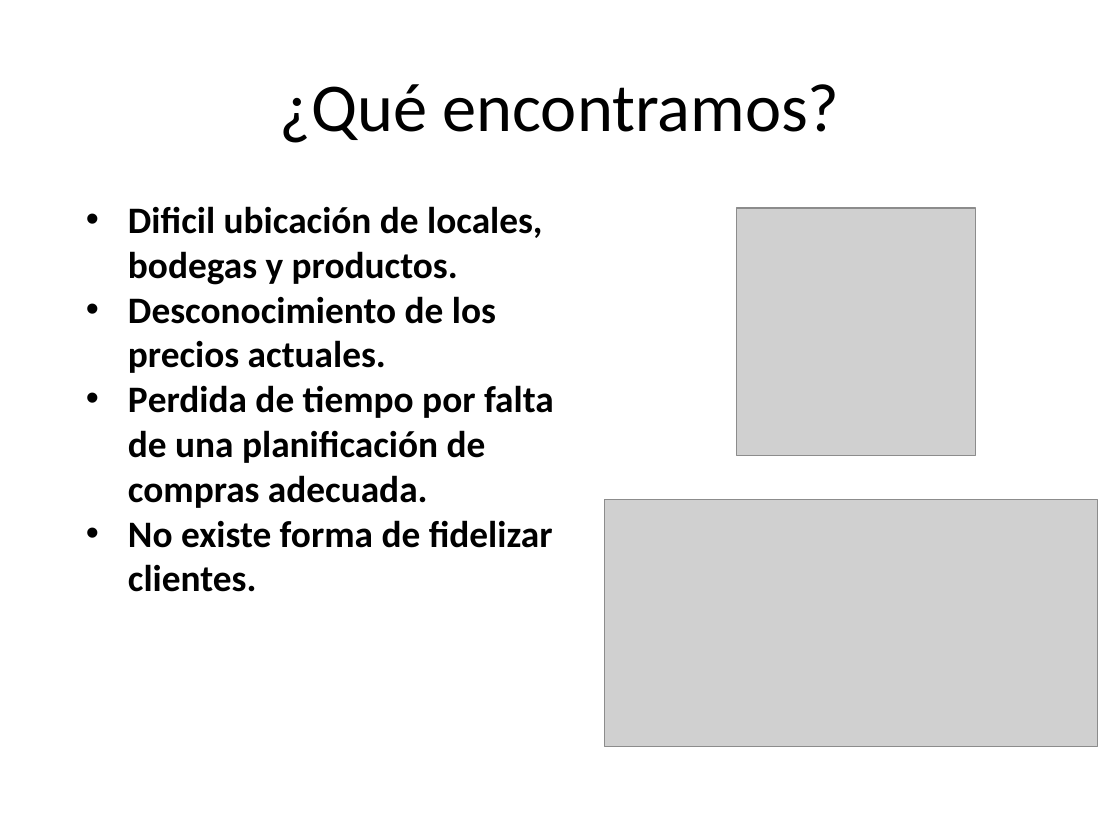
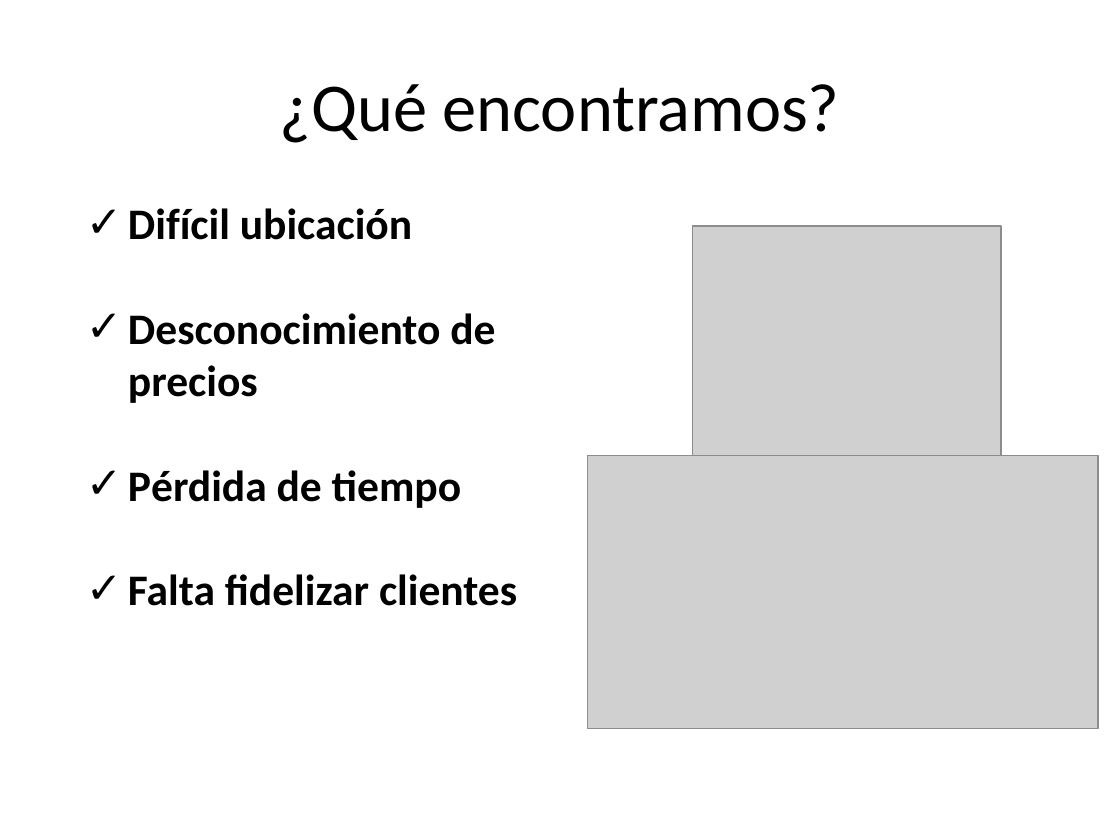
Before and after one commit to anfesmo/Drogas5aConvocatoria, a slide deck: slide 2 of CorabastosUnClick.pptx. Drawn at 1120x840 pixels with LibreOffice and Linux fonts; fonts in the diff are those of the drawing; grey boxes stand for pictures. Boxes give left, top, right and bottom in pixels: in the first picture for what was removed or moved away, otherwise in the second. Text is boxed around its words. In the diff, an @@ line names an element or a change of style, - is before the commit and + after.

```diff
--- a/CorabastosUnClick.pptx
+++ b/CorabastosUnClick.pptx
@@ text at [128,208,517,606]: text changed; size 24 to 28 pt @@
-• Dificil ubicación de locales, bodegas y productos.
-• Desconocimiento de los precios actuales.
-• Perdida de tiempo por falta de una planificación de compras adecuada.
-• No existe forma de fidelizar clientes.
+✓ Difícil ubicación
+✓ Desconocimiento de precios
+✓ Pérdida de tiempo
+✓ Falta fidelizar clientes
@@ picture: place and size @@
-picture at [736,208,974,456]
+picture at [692,226,1001,474]
@@ picture: place and size @@
-picture at [604,500,1096,746]
+picture at [587,455,1098,728]
```
Also in this commit, not shown: 2 other slides changed, 1 other file.
